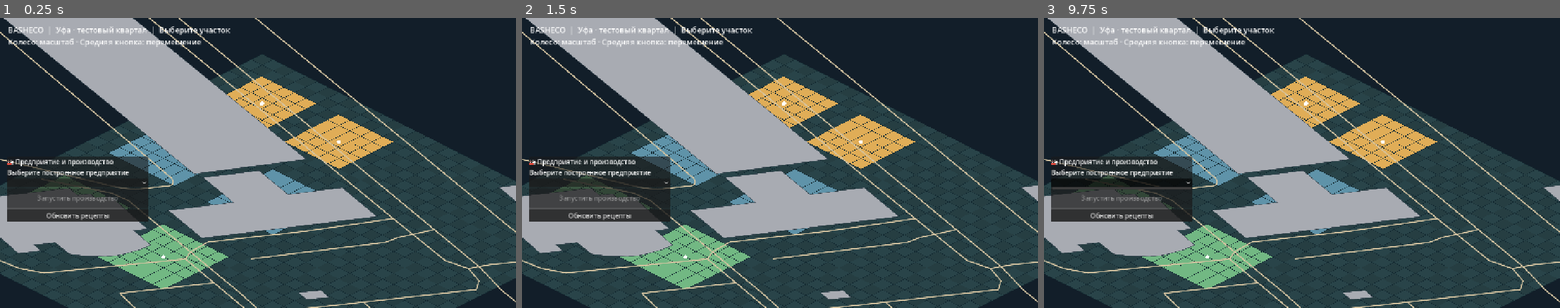
Above: before the commit, frames 1-3 (left to right).
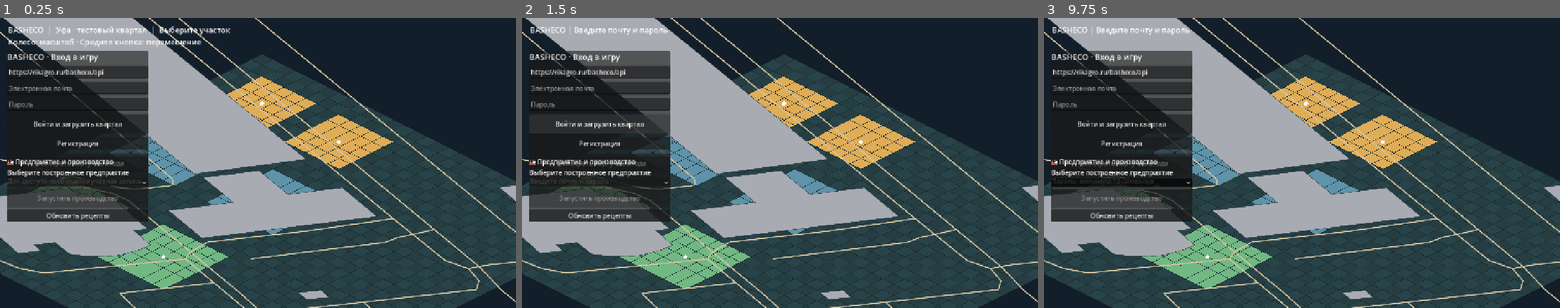
Above: after the commit, the same moments.

Repository: maillunex-lang/basheco
Game: Godot game, scene res://scenes/world.tscn
The game is run twice, just before and just after one commit, with the same random seed, the same clock (stepped at 60 frames per second) and the same inputs.
Inputs (mouse positions are in pixels of both pictures, inside the frame that each line leads up to):
- Up to frame 1 (0.25 s): no input
- Up to frame 2 (1.5 s): click (599, 142) at 0.5 s, where only the run after the commit has a clickable "Регистрация"; click (599, 125) at 1.25 s, where only the run after the commit has a clickable "Войти и загрузить квартал"
- Up to frame 3 (9.75 s): click "Обновить рецепты" at 2 s; click (1121, 163) at 2.75 s, where only the run after the commit has a clickable "Посмотреть карту без входа"; click (1121, 125) at 3.5 s, where only the run after the commit has a clickable "Войти и загрузить квартал"; click "Обновить рецепты" at 4.25 s; click (1121, 142) at 5 s, where only the run after the commit has a clickable "Регистрация"; click (1121, 163) at 5.75 s, where only the run after the commit has a clickable "Посмотреть карту без входа"; click (1121, 125) at 6.5 s, where only the run after the commit has a clickable "Войти и загрузить квартал"; click "Обновить рецепты" at 7.25 s; click (1121, 142) at 8 s, where only the run after the commit has a clickable "Регистрация"; click (1121, 163) at 8.75 s, where only the run after the commit has a clickable "Посмотреть карту без входа"; click (1121, 183) at 9.52 s

The runs differ from the first frame. In frame 1, 5.3% of the frame differs, in the area x 1-29%, y 11-58%; in frame 2, 7.0%, in the area x 1-45%, y 2-58%; in frame 3, 6.0%.
Error before the commit: Parse Error: Identifier "_register" not declared in the current scope. (res://scripts/login_panel.gd:43)

Commit message:
feat(client): register account via HTTPS API

Diff:
--- a/client/scripts/login_panel.gd
+++ b/client/scripts/login_panel.gd
@@ -51,6 +51,33 @@
     status_label.text = "Для доступа необходима учётная запись"
     layout.add_child(status_label)
 
+var registration_http: HTTPRequest
+
+func _register() -> void:
+    var url := endpoint.text.strip_edges().trim_suffix("/")
+    if not url.begins_with("https://") and not url.begins_with("http://127.0.0.1:"):
+        status_label.text = "Для регистрации требуется HTTPS"
+        return
+    if password.text.length() < 12:
+        status_label.text = "Пароль: минимум 12 символов"
+        return
+    if registration_http == null:
+        registration_http = HTTPRequest.new()
+        add_child(registration_http)
+        registration_http.request_completed.connect(_on_register_result)
+    var body := JSON.stringify({
+        "email": email.text.strip_edges(),
+        "display_name": email.text.get_slice("@", 0),
+        "password": password.text
+    })
+    password.clear()
+    var headers := PackedStringArray(["Content-Type: application/json"])
+    var result := registration_http.request(url + "/v1/auth/register", headers, HTTPClient.METHOD_POST, body)
+    status_label.text = "Регистрация..." if result == OK else "Не удалось отправить запрос"
+
+func _on_register_result(_result: int, status: int, _headers: PackedStringArray, _body: PackedByteArray) -> void:
+    status_label.text = "Аккаунт создан. Теперь войдите." if status == 201 else "Ошибка регистрации: HTTP " + str(status)
+
 func _login() -> void:
     var url := endpoint.text.strip_edges()
     if not url.begins_with("https://") and not url.begins_with("http://127.0.0.1:"):
